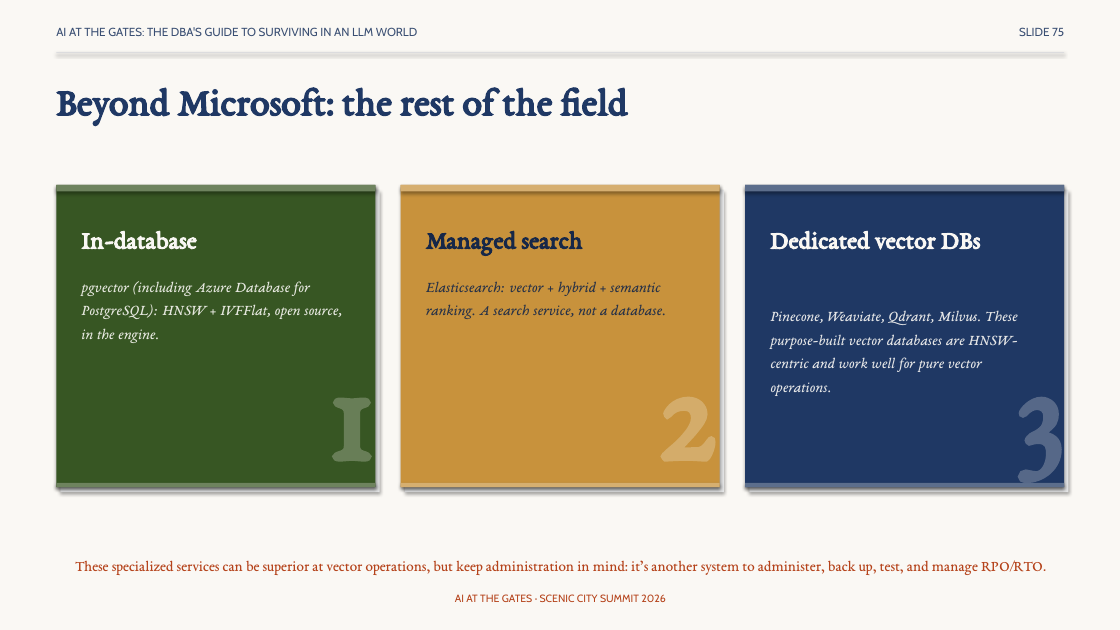
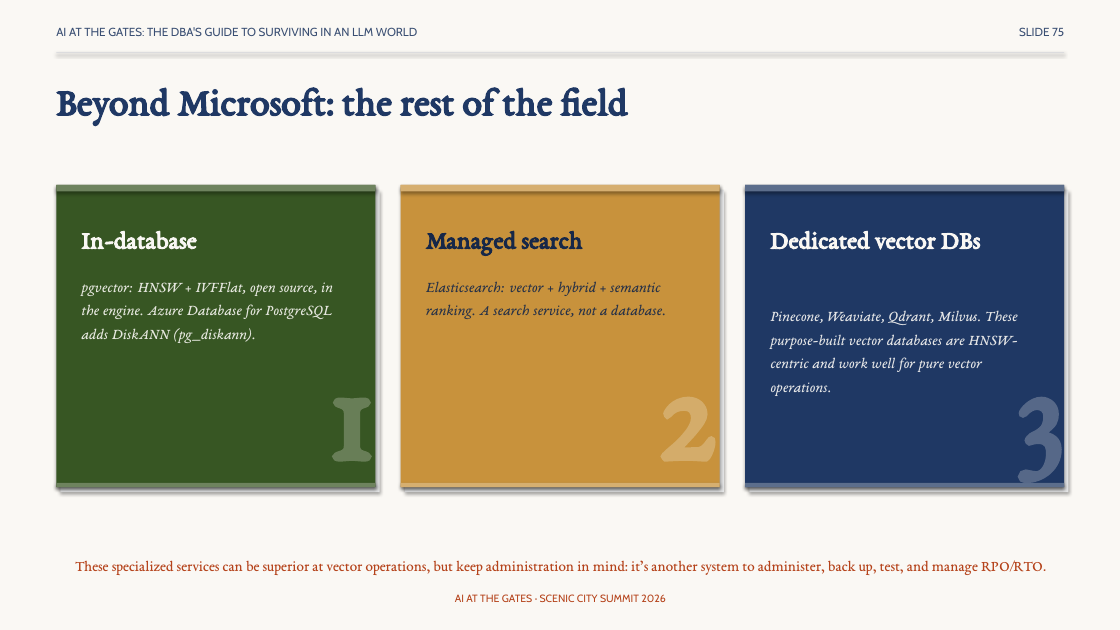
Before and after one commit to feaselkl/AI-at-the-Gates, a slide deck: slide 75 of slides/scenic-city-aigates-precon.pptx. Drawn at 1120x630 pixels with LibreOffice and Linux fonts; fonts in the diff are those of the drawing. Boxes give left, top, right and bottom in pixels: in the first picture for what was removed or moved away, otherwise in the second. Text is boxed around its words. In the diff, an @@ line names an element or a change of style, - is before the commit and + after.

```diff
--- a/slides/scenic-city-aigates-precon.pptx
+++ b/slides/scenic-city-aigates-precon.pptx
@@ text at [81, 281, 333, 343]: text changed @@
-pgvector (including Azure Database for PostgreSQL): HNSW + IVFFlat, open source, in the engine.
+pgvector: HNSW + IVFFlat, open source, in the engine. Azure Database for PostgreSQL adds DiskANN (pg_diskann).
```
Also in this commit, not shown: 28 other slides changed, 5 other files.
